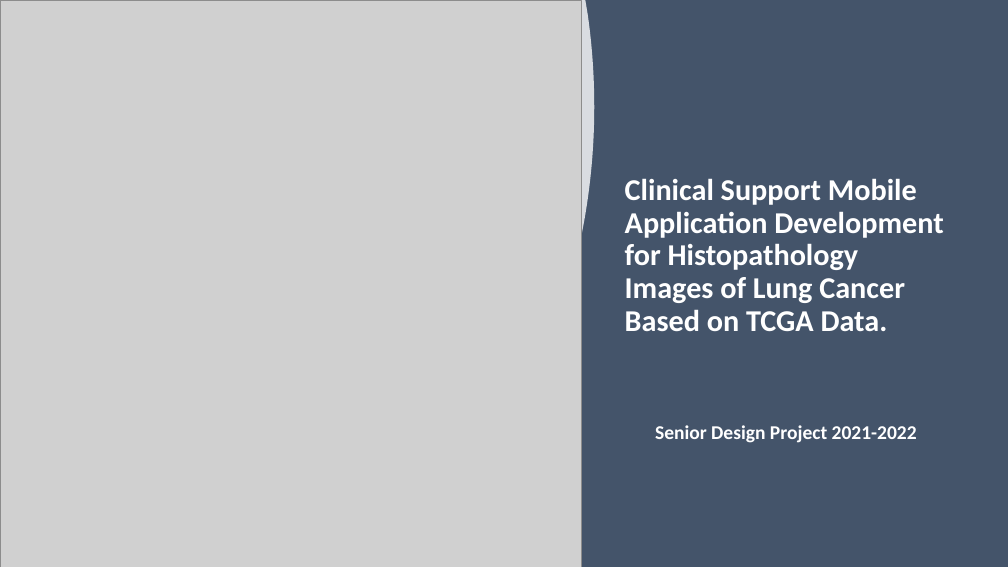
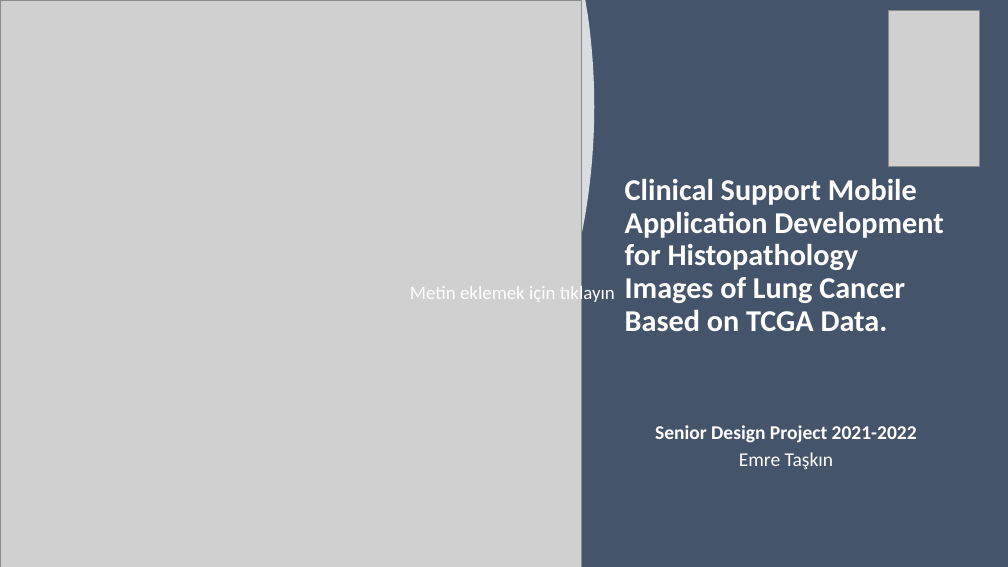
Before and after one commit to emretask1n/Senior-Design-Project, a slide deck: slide 1 of Presentation.pptx. Drawn at 1008x567 pixels with LibreOffice and Linux fonts; fonts in the diff are those of the drawing; grey boxes stand for pictures. Boxes give left, top, right and bottom in pixels: in the first picture for what was removed or moved away, otherwise in the second. Text is boxed around its words. In the diff, an @@ line names an element or a change of style, - is before the commit and + after.

```diff
--- a/Presentation.pptx
+++ b/Presentation.pptx
@@ picture added at [889,11,979,166] @@
@@ text added at [410,283,615,304], 18 pt, text #FFFFFF @@
+Metin eklemek için tıklayın
@@ subtitle at [739,452,834,470]: paragraph added @@
+Emre Taşkın
```
Also in this commit, not shown: 7 other slides changed.
